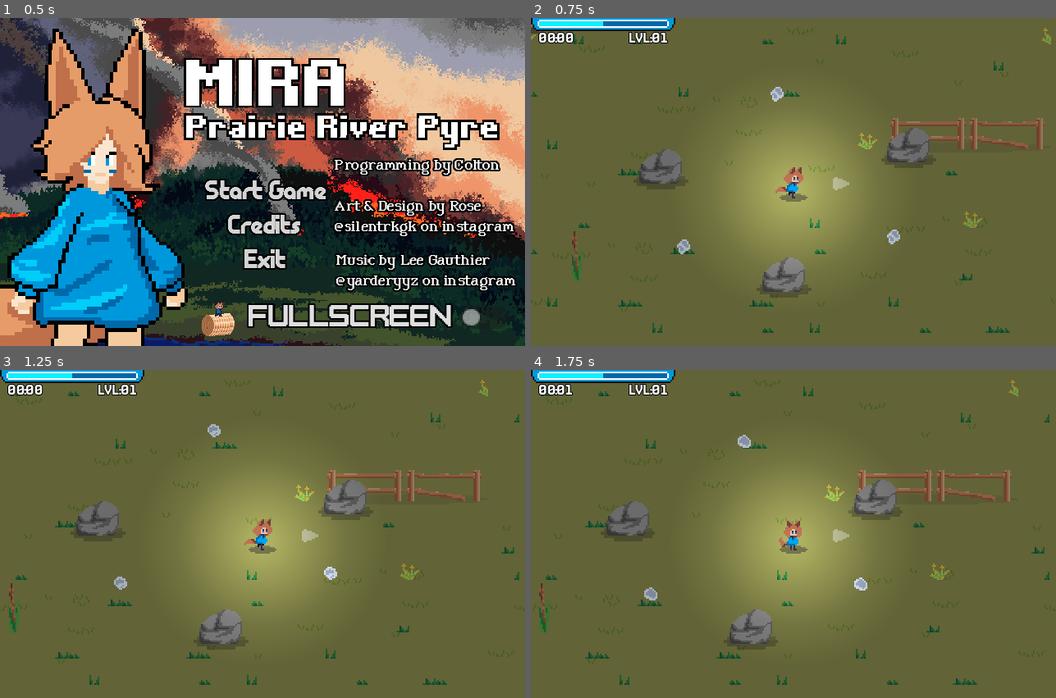
Above: before the commit, frames 1-4 (two rows, left to right).
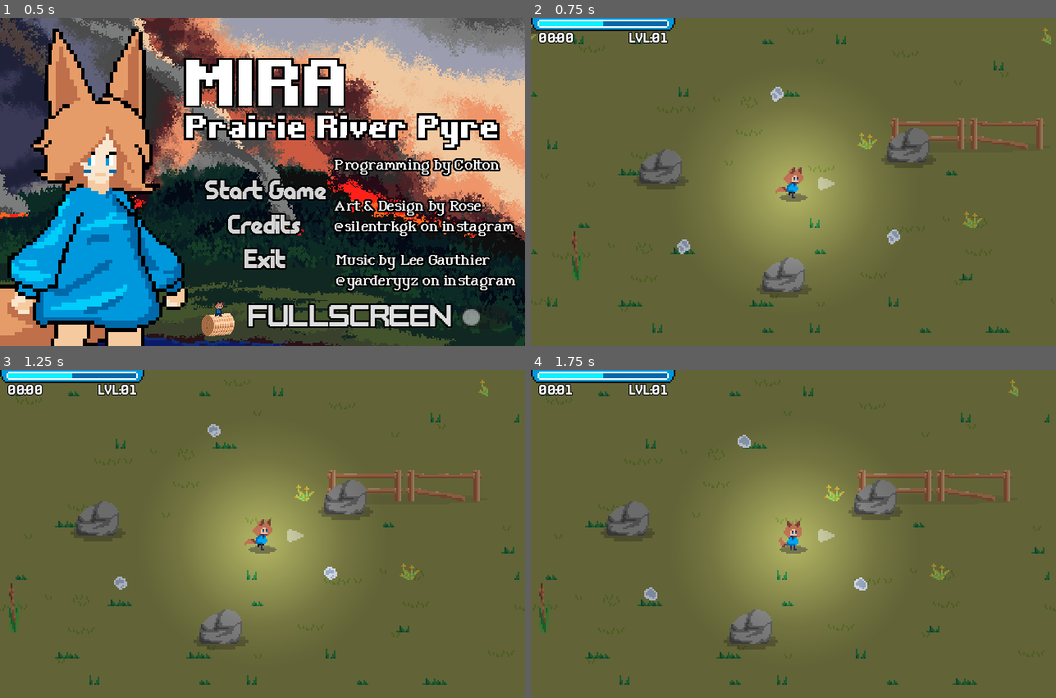
Above: after the commit, the same moments.

Repository: ColtonPhillips/its-spreading
Game: Godot game, scene res://scenes/gui/main_menu/main_menu.tscn
Two runs of this game, one before a commit and one after it. Both use one fixed random seed, a clock stepped at 60 frames per second and the inputs below. Sound files missing from this copy of the repository are replaced by a short silence.
Inputs (mouse positions are in pixels of both pictures, inside the frame that each line leads up to):
- Up to frame 1 (0.5 s): no input
- Up to frame 2 (0.75 s): tap Enter (ui_accept) at 0.5 s; move the mouse to (909, 165) at 0.52 s; hold D (move_right) from 0.53 s (still down); click (909, 165) at 0.6 s
- Up to frame 3 (1.25 s): keep holding D (move_right); tap Enter (ui_accept) at 0.77 s
- Up to frame 4 (1.75 s): release D (move_right) at 1.25 s; drag from (688, 550) to (746, 432) at 1.27 s

Frame 1 is identical in both runs. In frame 2, 0.2% of the frame differs, in the area x 54-61%, y 48-53%; in frame 3, 0.2%; in frame 4, 0.2%.

Commit message:
tweakyboys

Diff:
--- a/scenes/components/powers/player_powers/melee/water_claw_power_slot.tscn
+++ b/scenes/components/powers/player_powers/melee/water_claw_power_slot.tscn
@@ -14,7 +14,7 @@
 
 [node name="Sprite2D4" type="Sprite2D" parent="UIPivot"]
 z_index = -2
-position = Vector2(29, 0)
+position = Vector2(20, 0)
 rotation = -1.5708
 texture = ExtResource("2_bf1yr")
 
--- a/scenes/components/powers/powers_component.gd
+++ b/scenes/components/powers/powers_component.gd
@@ -2,7 +2,7 @@
 extends Node2D
 
 @export var player: Player
-var active_powers: Array[PackedScene]
+var active_powers: Array[Node2D]
 @export var starting_power: PackedScene
 @export var second_power: PackedScene
 # Called when the node enters the scene tree for the first time.
--- a/scenes/gameplay/enemy/enemies/florb_enemy.tscn
+++ b/scenes/gameplay/enemy/enemies/florb_enemy.tscn
@@ -101,9 +101,6 @@
 [node name="Shadow" parent="AnimatedSprite2D" index="0"]
 position = Vector2(0, 2)
 
-[node name="AdditiveBlendLight" parent="AnimatedSprite2D" index="1"]
-modulate = Color(1, 1, 1, 0.14902)
-
 [node name="CollisionShape2D" parent="." index="1"]
 visible = true
 position = Vector2(0, -6)
--- a/scenes/gameplay/enemy/enemy.tscn
+++ b/scenes/gameplay/enemy/enemy.tscn
@@ -66,6 +66,7 @@
 
 [node name="AugmentKnockbackMotion" type="Node" parent="MoveComponent"]
 script = ExtResource("16_wiwmn")
+knockback_force = 150
 
 [node name="ScaleComponent" type="Node" parent="." node_paths=PackedStringArray("sprite")]
 script = ExtResource("7_44dt6")
--- a/scenes/gameplay/powers/projectiles/projectiles/water_orb_projectile.tscn
+++ b/scenes/gameplay/powers/projectiles/projectiles/water_orb_projectile.tscn
@@ -68,7 +68,7 @@
 shape = SubResource("CircleShape2D_wrw4n")
 
 [node name="EnableChaseTimer" type="Timer" parent="." index="5"]
-wait_time = 0.514
+wait_time = 0.714
 one_shot = true
 autostart = true
 
--- a/scenes/gui/gameplay/stopwatch_component.tscn
+++ b/scenes/gui/gameplay/stopwatch_component.tscn
@@ -18,7 +18,7 @@
 
 [node name="StopwatchComponent" type="CanvasLayer"]
 script = ExtResource("1_rr4md")
-game_length_in_minutes = 5.0
+game_length_in_minutes = 3.5
 
 [node name="StopwatchLabel" type="Label" parent="."]
 offset_right = 26.0
--- a/scenes/world.tscn
+++ b/scenes/world.tscn
@@ -77,6 +77,24 @@
 enemy_spawn_delay = 0
 NOTES = "Wave 5"
 
+[sub_resource type="Resource" id="Resource_ywb2l"]
+script = ExtResource("5_7m54o")
+time_start = 150
+time_end = 170
+enemy = ExtResource("4_p1ix0")
+enemy_num = 4
+enemy_spawn_delay = 3
+NOTES = "Wave 6"
+
+[sub_resource type="Resource" id="Resource_5au2l"]
+script = ExtResource("5_7m54o")
+time_start = 180
+time_end = 240
+enemy = ExtResource("4_p1ix0")
+enemy_num = 10
+enemy_spawn_delay = 1
+NOTES = "Wave 7 / 8"
+
 [node name="World" type="Node2D"]
 metadata/_edit_lock_ = true
 
@@ -99,7 +117,7 @@
 position = Vector2(171, 109)
 
 [node name="EnemySpawner" parent="YSortableSceneGraph" instance=ExtResource("3_luq5g")]
-spawns = Array[ExtResource("5_7m54o")]([SubResource("Resourc …(155 unchanged characters)… e_jb61a"), SubResource("Resource_ecn3r")])
+spawns = Array[ExtResource("5_7m54o")]([SubResource("Resourc …(155 unchanged characters)… e_jb61a"), SubResource("Resource_ecn3r"), SubResource("Resource_ywb2l"), SubResource("Resource_ywb2l"), SubResource("Resource_5au2l")])
 
 [node name="StartingChamber" parent="YSortableSceneGraph" instance=ExtResource("10_yvvlj")]
 position = Vector2(172, 92)
Not shown: 1 places in scenes/world.tscn that only renumber resources
